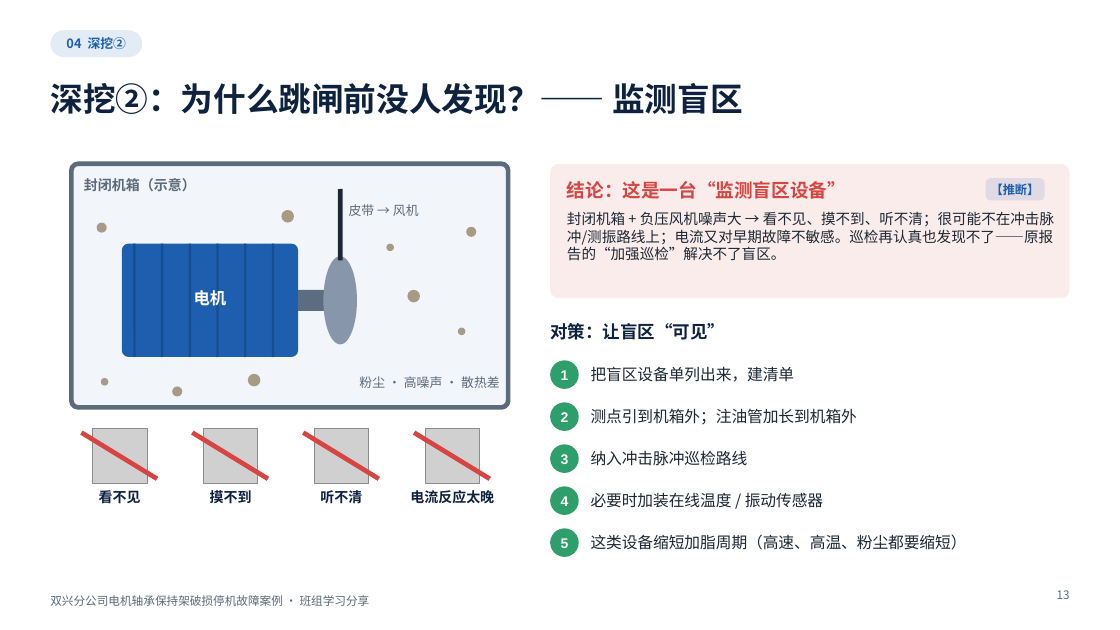
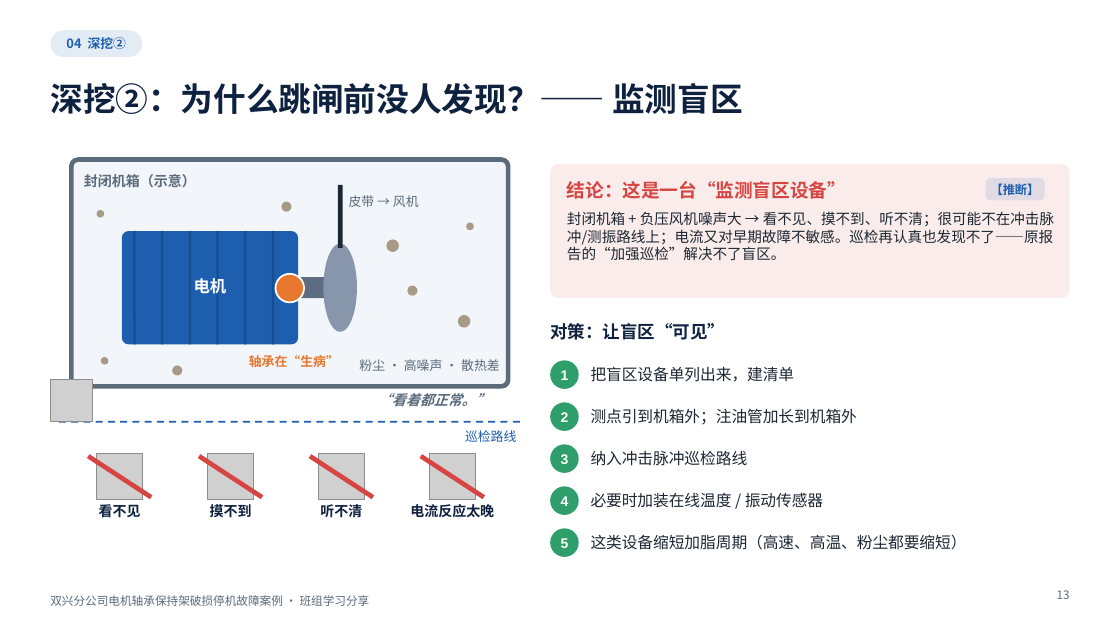
Before and after one commit to tdhvfrtz2r-netizen/YUGAFU, a slide deck: slide 13 of bearing_case_v2/out/bearing_case_v2.pptx. Drawn at 1120x630 pixels with LibreOffice and Linux fonts; fonts in the diff are those of the drawing; grey boxes stand for pictures; background and template pictures are left out. Boxes give left, top, right and bottom in pixels: in the first picture for what was removed or moved away, otherwise in the second. Text is boxed around its words. In the diff, an @@ line names an element or a change of style, - is before the commit and + after.

```diff
--- a/bearing_case_v2/out/bearing_case_v2.pptx
+++ b/bearing_case_v2/out/bearing_case_v2.pptx
@@ rounded rectangle: place and size @@
-rounded rectangle at bbox=[71, 164, 508, 408]
+rounded rectangle at bbox=[71, 160, 508, 386]
@@ rounded rectangle at bbox=[71, 160, 508, 386]: proportions changed @@
@@ 2 texts, 2 ellipses: place and size @@
-2 texts, 2 ellipses at bbox=[194, 204, 419, 344]
+2 texts, 2 ellipses at bbox=[194, 195, 419, 332]
@@ line moved from (340, 189) - (340, 260) to (340, 185) - (340, 248) @@
@@ 6 lines, 1 text, 1 rounded rectangle, 1 rectangle, 1 ellipse: place and size @@
-6 lines, 1 text, 1 rounded rectangle, 1 rectangle, 1 ellipse at bbox=[97, 223, 500, 388]
+6 lines, 1 text, 1 rounded rectangle, 1 rectangle, 1 ellipse at bbox=[97, 210, 500, 371]
@@ ellipse: place and size @@
-ellipse at bbox=[386, 244, 394, 251]
+ellipse at bbox=[386, 239, 399, 252]
@@ 2 ellipses, 1 text: place and size @@
-2 ellipses, 1 text at bbox=[84, 178, 476, 302]
+2 ellipses, 1 text at bbox=[84, 174, 474, 296]
@@ ellipse added at bbox=[276, 274, 304, 302], fill #E8772E, outline #FFFFFF 1.5 pt @@
@@ ellipse: place and size @@
-ellipse at bbox=[458, 328, 465, 335]
+ellipse at bbox=[458, 315, 471, 328]
@@ ellipse: place and size @@
-ellipse at bbox=[101, 378, 108, 386]
+ellipse at bbox=[101, 357, 108, 365]
@@ text added at bbox=[249, 355, 339, 367], 11 pt, text #E8772E, bold @@
+轴承在“生病”
@@ picture added at bbox=[50, 380, 92, 422] @@
@@ ellipse: place and size @@
-ellipse at bbox=[172, 386, 182, 397]
+ellipse at bbox=[172, 365, 182, 376]
@@ ellipse removed at bbox=[248, 374, 260, 386] @@
@@ text added at bbox=[378, 393, 490, 407], 12 pt, text #5B6B7C, bold, italic @@
+“看着都正常。”
@@ line added from (59, 422) to (521, 422), #1D5FAE 1.5 pt dashed @@
@@ text added at bbox=[465, 430, 516, 442], 11 pt, text #1D5FAE @@
+巡检路线
@@ line moved from (82, 433) - (157, 479) to (88, 456) - (151, 497) @@
@@ picture: place and size @@
-picture at bbox=[92, 429, 147, 483]
+picture at bbox=[97, 454, 143, 500]
@@ line moved from (192, 433) - (268, 479) to (199, 456) - (262, 497) @@
@@ picture: place and size @@
-picture at bbox=[203, 429, 258, 483]
+picture at bbox=[208, 454, 254, 500]
@@ line moved from (303, 433) - (379, 479) to (310, 456) - (373, 497) @@
@@ picture: place and size @@
-picture at bbox=[314, 429, 369, 483]
+picture at bbox=[318, 454, 365, 500]
@@ line moved from (414, 433) - (490, 479) to (421, 456) - (484, 497) @@
@@ picture: place and size @@
-picture at bbox=[425, 429, 480, 483]
+picture at bbox=[429, 454, 476, 500]
@@ text "看不见": place and size @@
-text "看不见" at bbox=[99, 490, 141, 504]
+text "看不见" at bbox=[99, 504, 141, 518]
@@ text "摸不到": place and size @@
-text "摸不到" at bbox=[210, 490, 252, 504]
+text "摸不到" at bbox=[210, 504, 252, 518]
@@ text "听不清": place and size @@
-text "听不清" at bbox=[320, 490, 362, 504]
+text "听不清" at bbox=[320, 504, 362, 518]
@@ text "电流反应太晚": place and size @@
-text "电流反应太晚" at bbox=[410, 490, 494, 503]
+text "电流反应太晚" at bbox=[410, 504, 494, 517]
```
Also in this commit, not shown: 2 other slides changed, 1 slide added, 12 other files.
